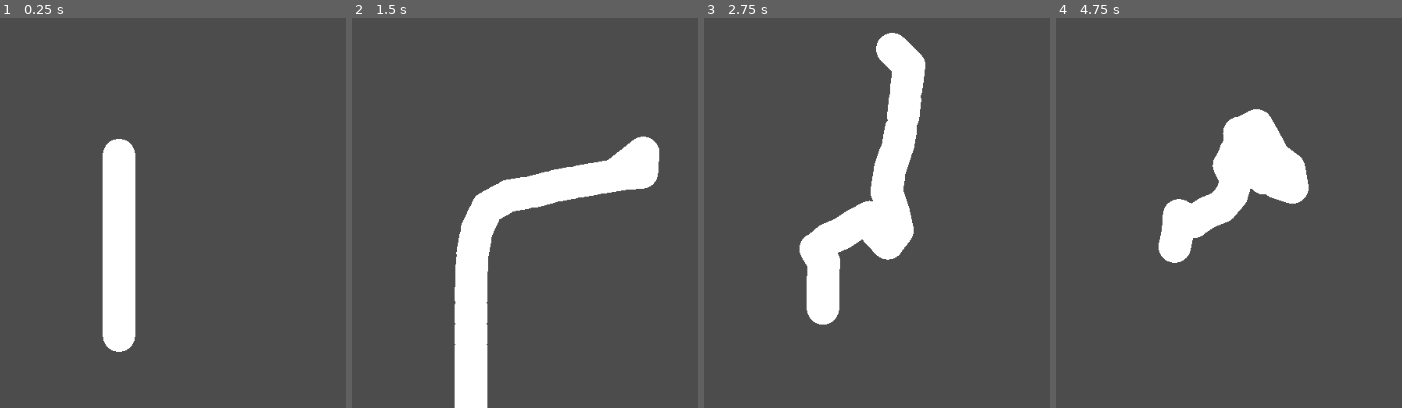
Above: before the commit, frames 1-4 (left to right).
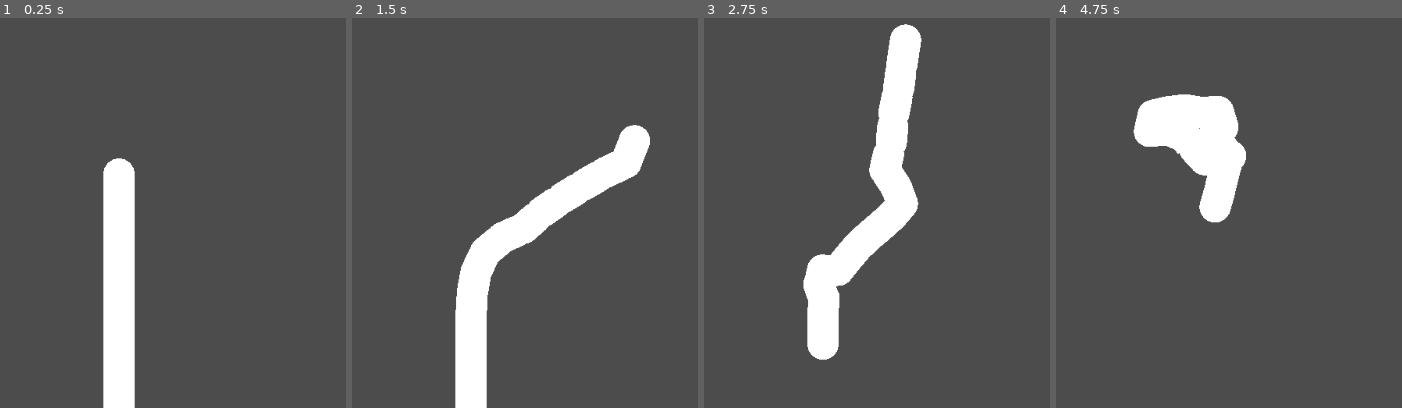
Above: after the commit, the same moments.

Repository: jrburga/WormProject
Game: Godot game, scene res://Main/Main2D.tscn
The game is run twice, just before and just after one commit, with the same random seed, the same clock (stepped at 60 frames per second) and the same inputs.
Inputs (mouse positions are in pixels of both pictures, inside the frame that each line leads up to):
- Up to frame 1 (0.25 s): no input
- Up to frame 2 (1.5 s): move the mouse to (646, 150) at 0.52 s; press the mouse at (646, 150) at 0.53 s; release the mouse at (646, 150) at 1.25 s; drag from (outside the picture) to (431, 267) at 1.27 s
- Up to frame 3 (2.75 s): move the mouse to (904, 72) at 2.02 s; press the mouse at (904, 72) at 2.03 s
- Up to frame 4 (4.75 s): release the mouse at (1256, 72) at 2.75 s; drag from (1135, 267) to (outside the picture) at 2.77 s; move the mouse to (outside the picture) at 3.52 s; press the mouse at (outside the picture) at 3.53 s; release the mouse at (outside the picture) at 4.25 s; drag from (outside the picture) to (outside the picture) at 4.27 s

The runs differ from the first frame. In frame 1, 2.4% of the frame differs, in the area x 29-40%, y 31-100%; in frame 2, 6.3%; in frame 3, 5.9%; in frame 4, 9.7%, in the area x 22-74%, y 19-63%.

Commit message:
Make default worm settings reasonabl

Diff:
--- a/Main/Main2D.tscn
+++ b/Main/Main2D.tscn
@@ -6,13 +6,6 @@
 
 [node name="Worm2D" parent="." instance=ExtResource( 1 )]
 num_segments = 20
-segment_radius = 20.721
-speed = 500.0
-force_pull = 100.0
-max_force = 500.0
-segments_mass = 0.1
-segments_length = 10
-segments_drag = 0.01
 
 [node name="Camera2D" type="Camera2D" parent="."]
 current = true
--- a/Worm2D/Worm2D.tscn
+++ b/Worm2D/Worm2D.tscn
@@ -8,12 +8,16 @@
 
 [node name="Worm2D" type="Node2D"]
 script = ExtResource( 2 )
-force_pull = 500.0
+segment_radius = 20.0
+force_pull = 100.0
 force_attract = 500.0
+max_force = 500.0
+segments_mass = 0.1
+segments_drag = 0.01
 
 [node name="Worm0" type="RigidBody2D" parent="."]
 collision_mask = 0
-mass = 10.0
+mass = 0.1
 gravity_scale = 0.0
 script = ExtResource( 1 )
 
@@ -23,3 +27,4 @@
 [node name="Node2D" type="Node2D" parent="Worm0"]
 rotation = -1.5708
 script = ExtResource( 3 )
+radius = 20.0
